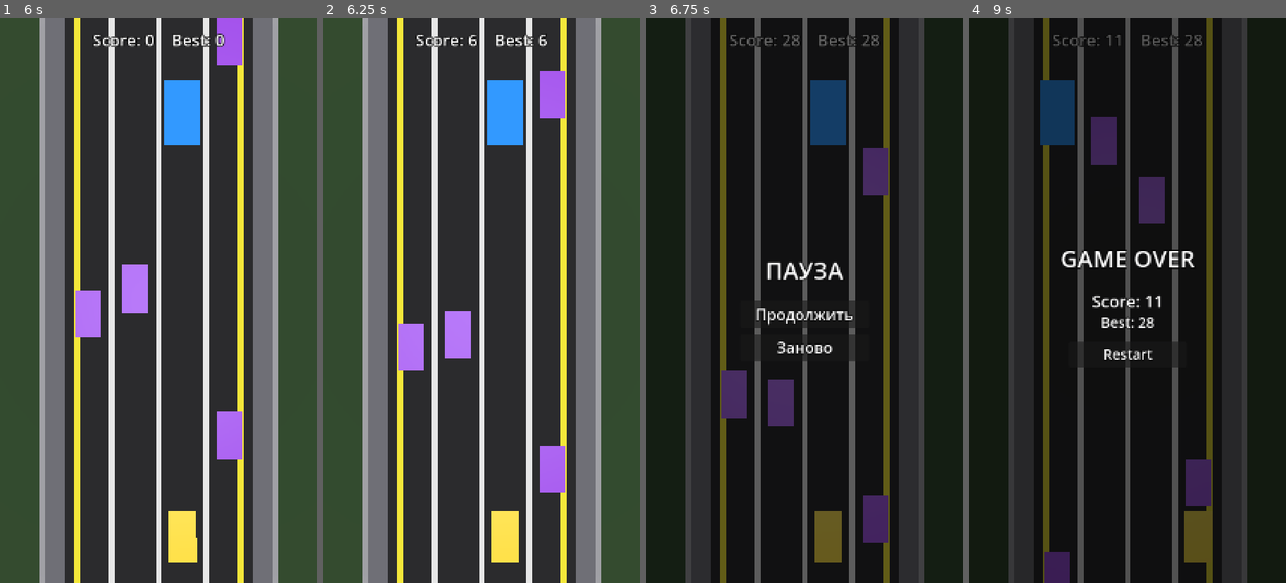
Above: before the commit, frames 1-4 (left to right).
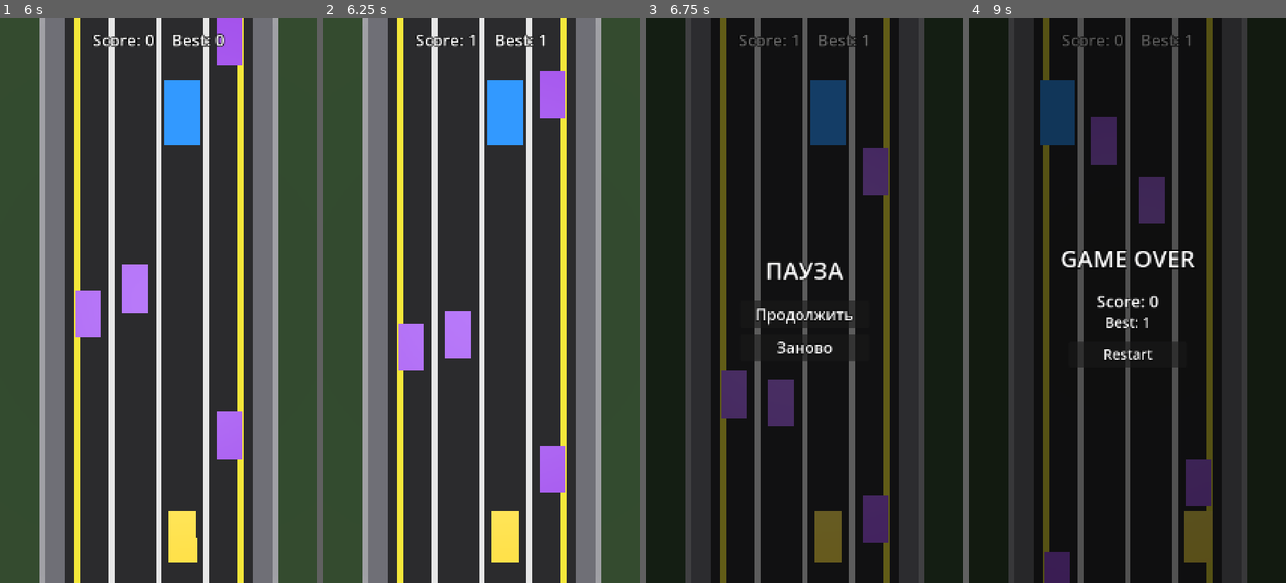
Above: after the commit, the same moments.

Repository: mibazarow/car-game
Game: Godot game, scene res://scenes/Main.tscn
The game is run twice, just before and just after one commit, with the same random seed, the same clock (stepped at 60 frames per second) and the same inputs.
Inputs:
- Up to frame 1 (6 s): click "Играть" at 0.5 s; tap Enter (ui_accept) at 1.25, 1.52, 2.27, 4.52, 5.27 s; hold Right (move_right) 1.28-2.03 s; tap P at 1.35, 2.85, 5.1 s; hold Left (move_left) 2.03-2.78 s; tap R at 2.1, 4.35, 5.85 s; hold Right (move_right) 2.78-3.5 s; click "Заново" at 3.5 s; hold Right (move_right) 4.28-5.03 s; hold Left (move_left) from 5.03 s (still down)
- Up to frame 2 (6.25 s): keep holding Left (move_left); tap Enter (ui_accept) at 6.02 s
- Up to frame 3 (6.75 s): keep holding Left (move_left); tap P at 6.6 s
- Up to frame 4 (9 s): release Left (move_left) at 7.25 s; click "Заново" at 7.25 s; hold Right (move_right) from 8.03 s (still down); tap R at 8.1 s; tap Enter (ui_accept) at 8.27 s; tap P at 8.85 s

Frame 1 is identical in both runs. In frame 2, less than 0.1% of the frame differs, in the area x 45-71%, y 3-6%; in frame 3, 0.2%; in frame 4, 0.8%, in the area x 26-74%, y 3-56%.

Commit message:
Fix nitro spam: deactivated traffic cars no longer run physics (set_physics_process)

Diff:
--- a/scripts/nitro_spawner.gd
+++ b/scripts/nitro_spawner.gd
@@ -8,8 +8,14 @@
 func _ready() -> void:
 	GameState.nitro_should_spawn.connect(_spawn)
 
-## Spawn (or reuse) a nitro pickup on a random lane.
+## Spawn (or reuse) a nitro pickup on a random lane. Globally idempotent:
+## no matter how many times this fires (or how many stale spawners remain after
+## scene reloads), there is never more than ONE active nitro pickup in the tree.
 func _spawn() -> void:
+	for node in get_tree().get_nodes_in_group("nitro"):
+		var p := node as NitroPickup
+		if p != null and p.is_active():
+			return
 	if _pickup != null and _pickup.is_active():
 		return
 	if _pickup == null:
--- a/scripts/traffic/traffic_car.gd
+++ b/scripts/traffic/traffic_car.gd
@@ -40,13 +40,13 @@
 	position.x = LANE_X[lane]
 	position.z = SPAWN_Z
 	active = true
-	set_process(true)
+	set_physics_process(true)
 	show()
 
 ## Return this car to the pool: stop processing and hide it.
 func deactivate() -> void:
 	active = false
-	set_process(false)
+	set_physics_process(false)
 	hide()
 
 signal recycled(car: TrafficCar)
@@ -79,6 +79,8 @@
 
 func _physics_process(delta: float) -> void:
 	if GameState.state != "playing":
+		return
+	if not active:
 		return
 	speed_z = GameState.speed - forward_speed
 	var ahead := _car_ahead()
Not shown, changed: process.md
